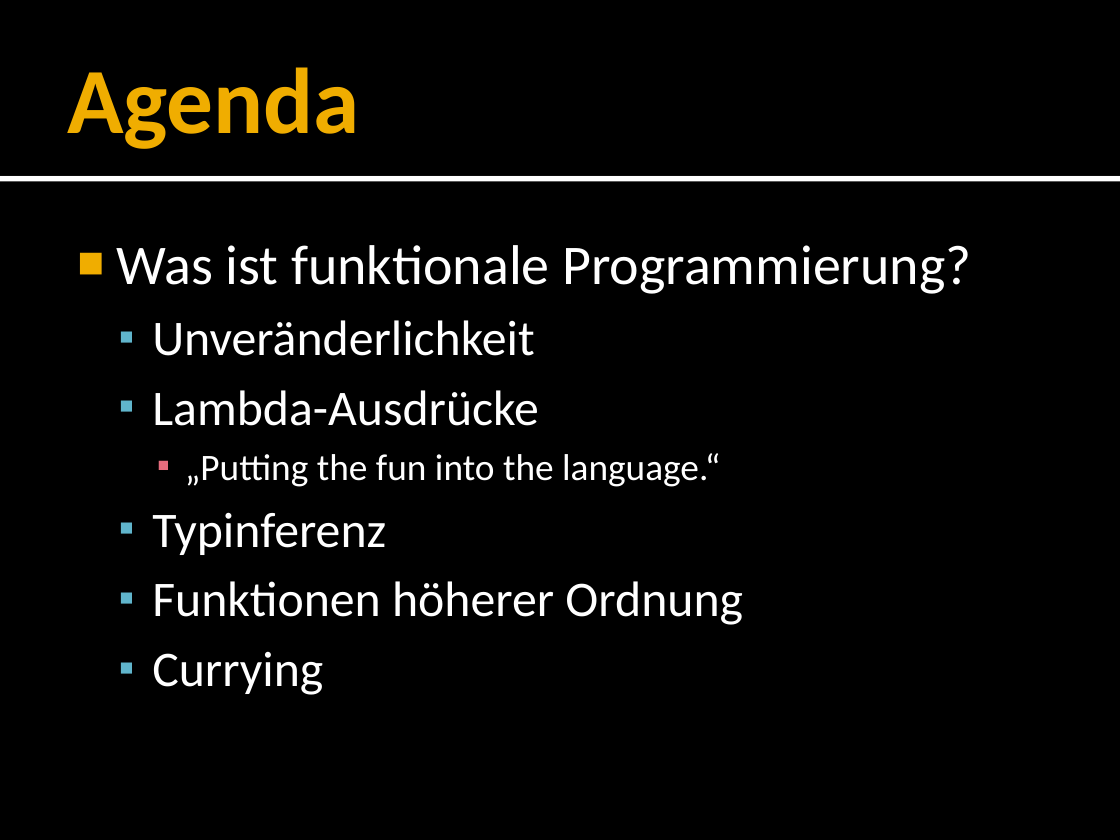
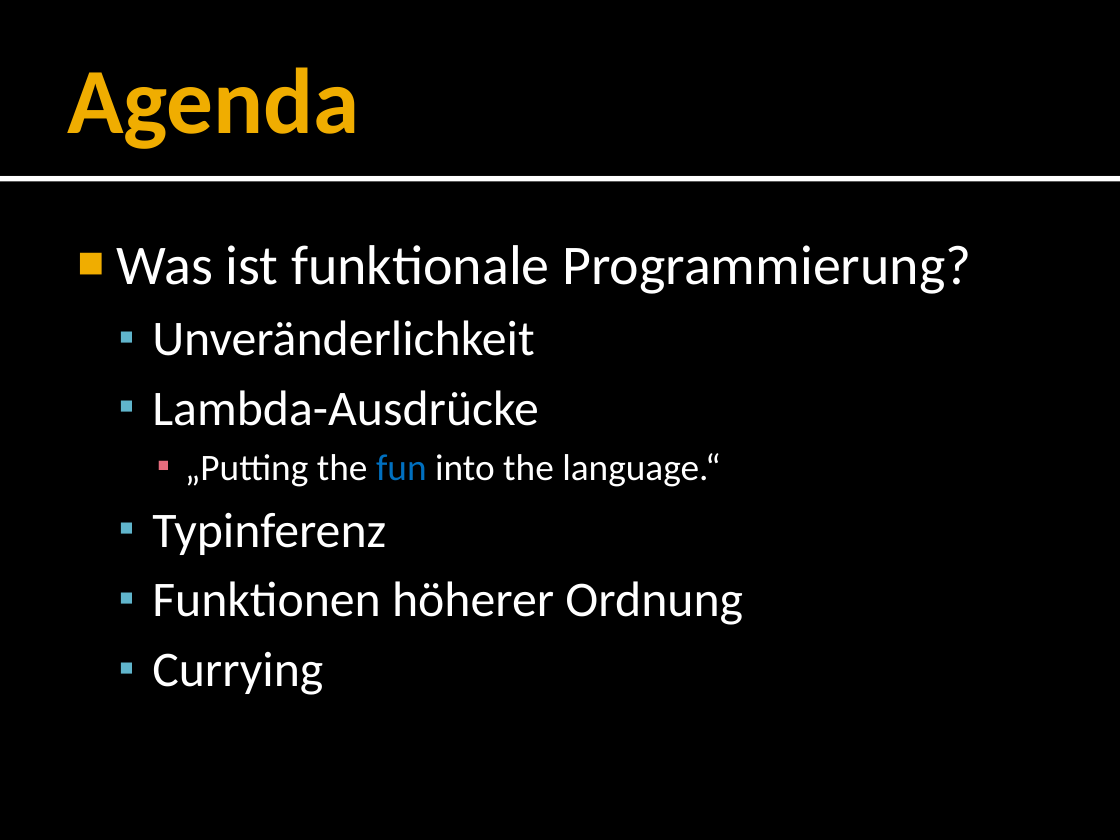
Before and after one commit to forki/FSharpTalk, a slide deck: slide 2 of IntroductionToFSharp.pptx. Drawn at 1120x840 pixels with LibreOffice and Linux fonts; fonts in the diff are those of the drawing. Boxes give left, top, right and bottom in pixels: in the first picture for what was removed or moved away, otherwise in the second. Text is boxed around its words. In the diff, an @@ line names an element or a change of style, - is before the commit and + after.

```diff
--- a/IntroductionToFSharp.pptx
+++ b/IntroductionToFSharp.pptx
@@ text at box(185, 453, 720, 487): text colour #FFFFFF to #0070C0 in "fun" @@
```
Also in this commit, not shown: 1 other slide changed, 1 slide removed.
